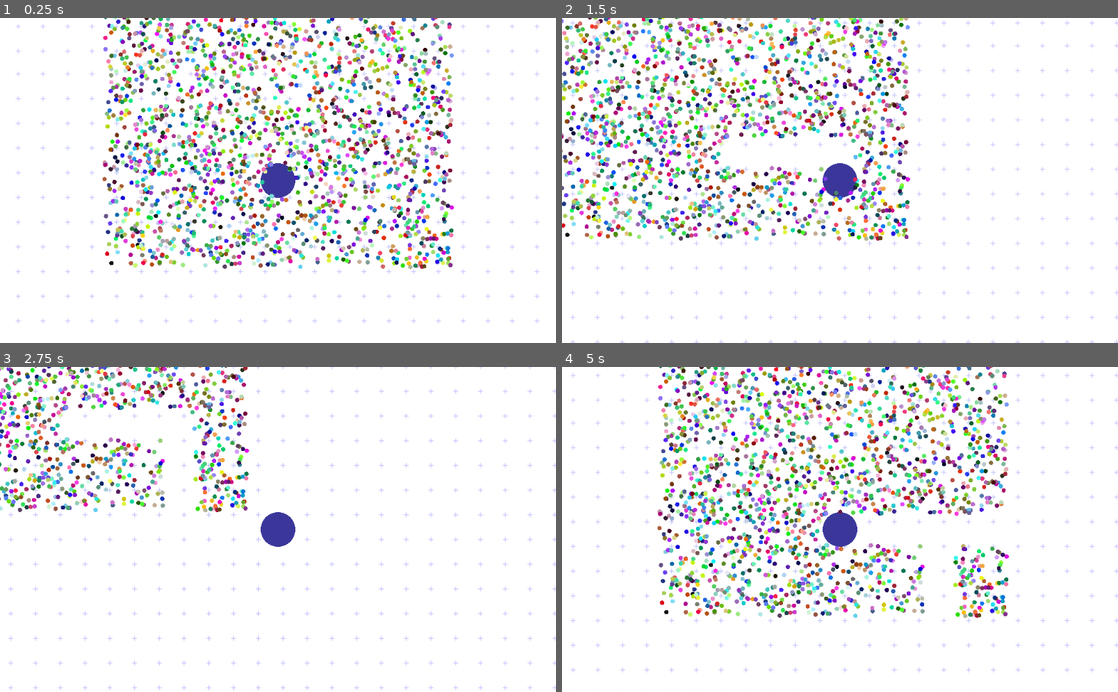
Above: before the commit, frames 1-4 (two rows, left to right).
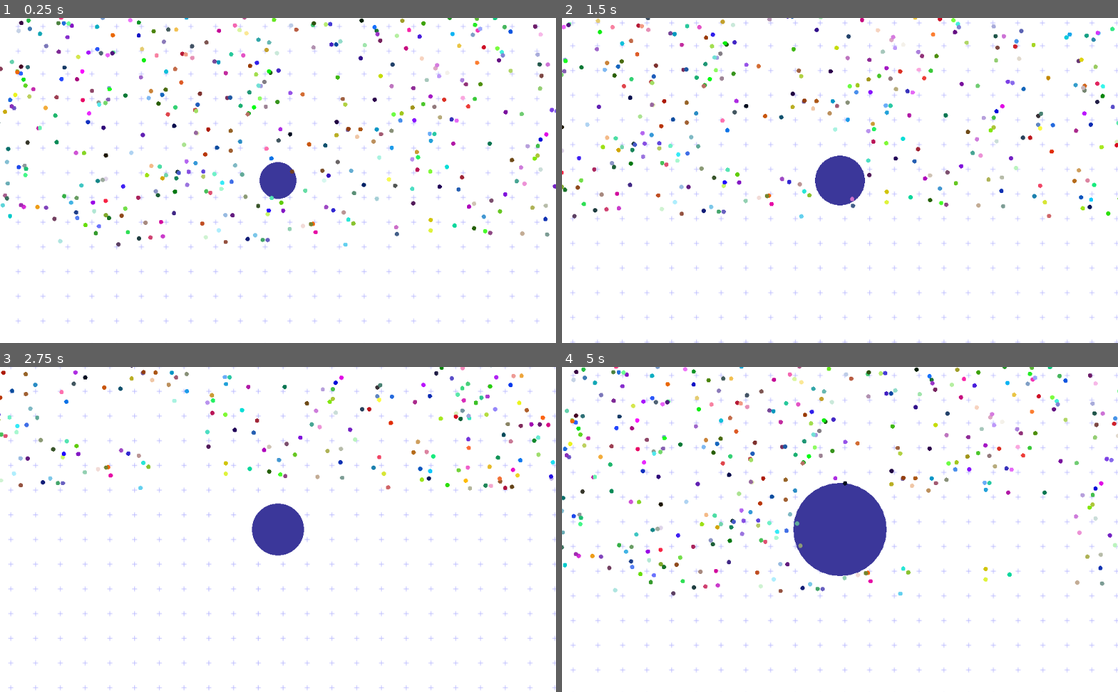
Above: after the commit, the same moments.

Repository: ItsSeaJay/april-2018-convenience-jam
Game: Godot game, scene res://Levels/Main.tscn
Two runs of this game, one before a commit and one after it. Both use one fixed random seed, a clock stepped at 60 frames per second and the inputs below.
Inputs (mouse positions are in pixels of both pictures, inside the frame that each line leads up to):
- Up to frame 1 (0.25 s): no input
- Up to frame 2 (1.5 s): tap Enter at 0.5 s; move the mouse to (962, 164) at 0.52 s; press the mouse at (962, 164) at 0.53 s; hold Right (move_right) 0.53-1.28 s; move the mouse to (728, 196) at 1.27 s; release the mouse at (728, 196) at 1.28 s; hold Down (move_down) from 1.28 s (still down); click (728, 196) at 1.35 s
- Up to frame 3 (2.75 s): move the mouse to (333, 458) at 2.02 s; release Down (move_down) at 2.03 s; press the mouse at (333, 458) at 2.03 s; hold Right (move_right) from 2.03 s (still down)
- Up to frame 4 (5 s): move the mouse to (812, 594) at 2.77 s; release Right (move_right) at 2.78 s; release the mouse at (812, 594) at 2.78 s; hold Up (move_up) 2.78-3.53 s; click (812, 594) at 2.85 s; move the mouse to (1006, 578) at 3.52 s; press the mouse at (1006, 578) at 3.53 s; hold Left (move_left) from 3.53 s (still down); move the mouse to (673, 480) at 4.27 s; release the mouse at (673, 480) at 4.28 s; click (673, 480) at 4.35 s

The runs differ from the first frame. In frame 1, 18% of the frame differs, in the area x 0-100%, y 0-78%; in frame 2, 16%; in frame 3, 7.7%; in frame 4, 19%.

Commit message:
Make the player grow when they touch food

Diff:
--- a/April2018ConvenienceJam/Entities/Player.gd
+++ b/April2018ConvenienceJam/Entities/Player.gd
@@ -6,6 +6,8 @@
 export var cooldown : float = 1.0
 
 onready var bullet = preload("res://Projectiles/Bullet.tscn")
+onready var camera = $Camera2D
+onready var hitbox = $RadialHitbox
 
 var offset = 0.0
 var heat = 0.0
@@ -19,7 +21,7 @@
 
 func _draw():
 	# Draw a circle to represent the player character
-	draw_circle(position, radius + offset, color)
+	draw_circle(hitbox.position, radius + offset, color)
 
 func move(delta):
 	var direction = Vector2(0.0, 0.0)
@@ -53,3 +55,10 @@
 
 		# Drop that instance into the world
 		world.add_child(instance)
+
+func grow(amount):
+	radius += amount
+	hitbox.shape.radius += amount
+
+	# Update the node to ensure it appears bigger
+	update()
--- a/April2018ConvenienceJam/Levels/Main.tscn
+++ b/April2018ConvenienceJam/Levels/Main.tscn
@@ -20,4 +20,5 @@
 cooldown = 0.2
 
 [node name="Feeder" parent="." instance=ExtResource( 3 )]
+size = Vector2( 1920, 1080 )
 population_limit = Vector2( 1024, 2048 )
--- a/April2018ConvenienceJam/Pickups/Food.gd
+++ b/April2018ConvenienceJam/Pickups/Food.gd
@@ -28,5 +28,9 @@
 	if not body is Player:
 		return
 
+	var player = body
+
+	player.grow(1.0)
+
 	# Remove this Food object from the scene tree
 	queue_free()
